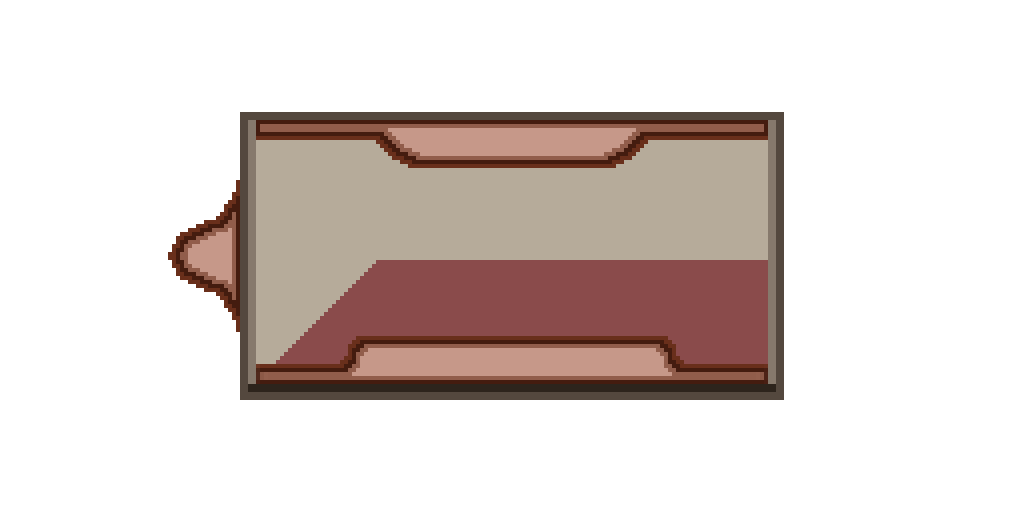
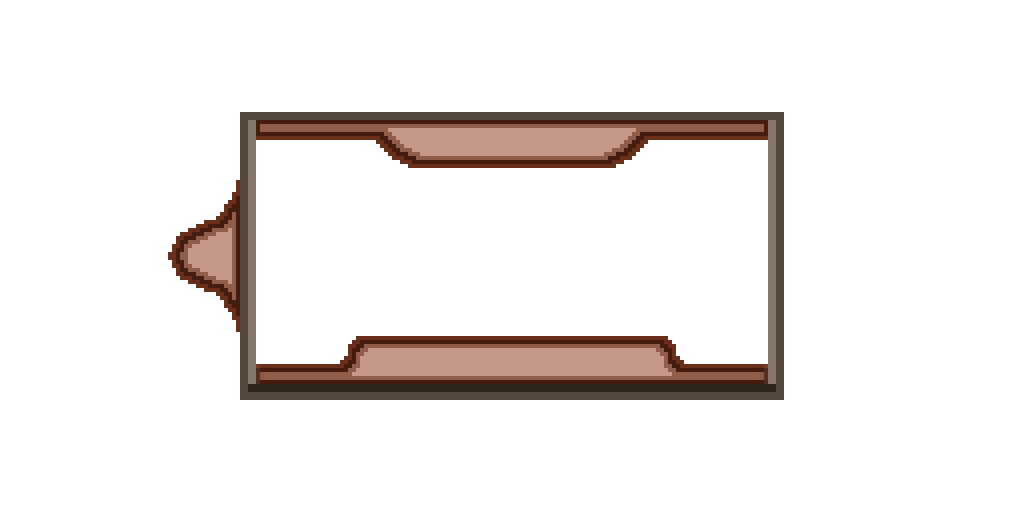
Layer changes from the first 1024×512 image to the second:
hid "Layer 1" over (256, 140, 768, 384)
